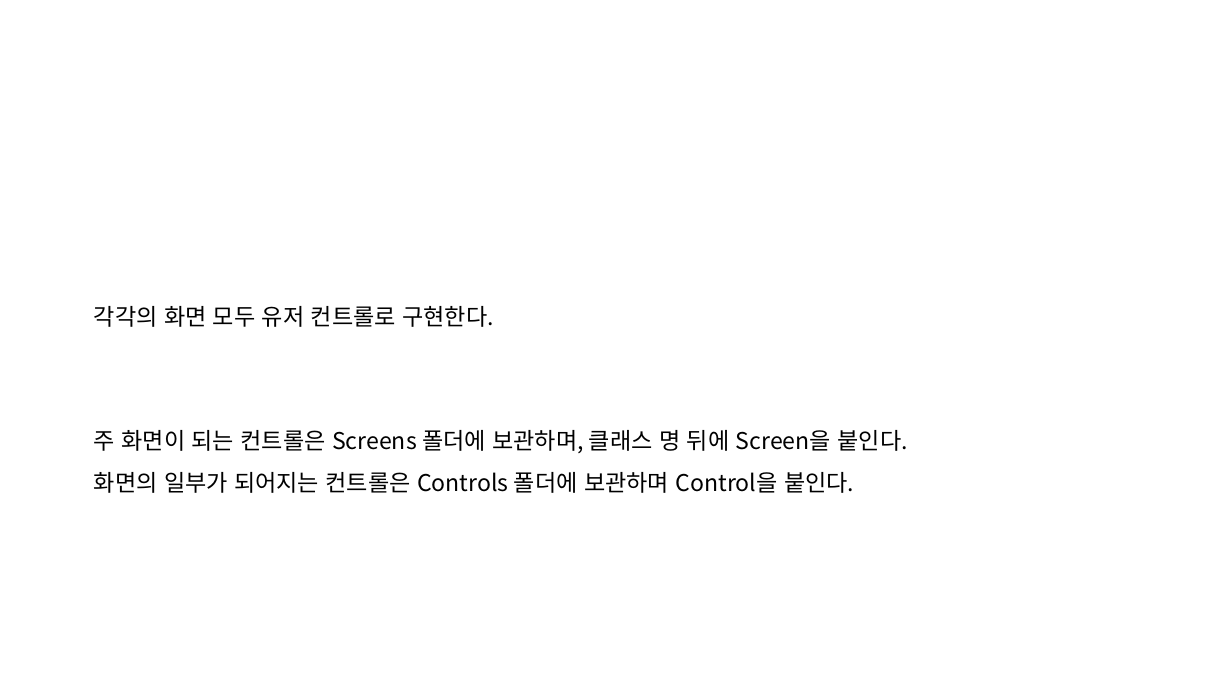
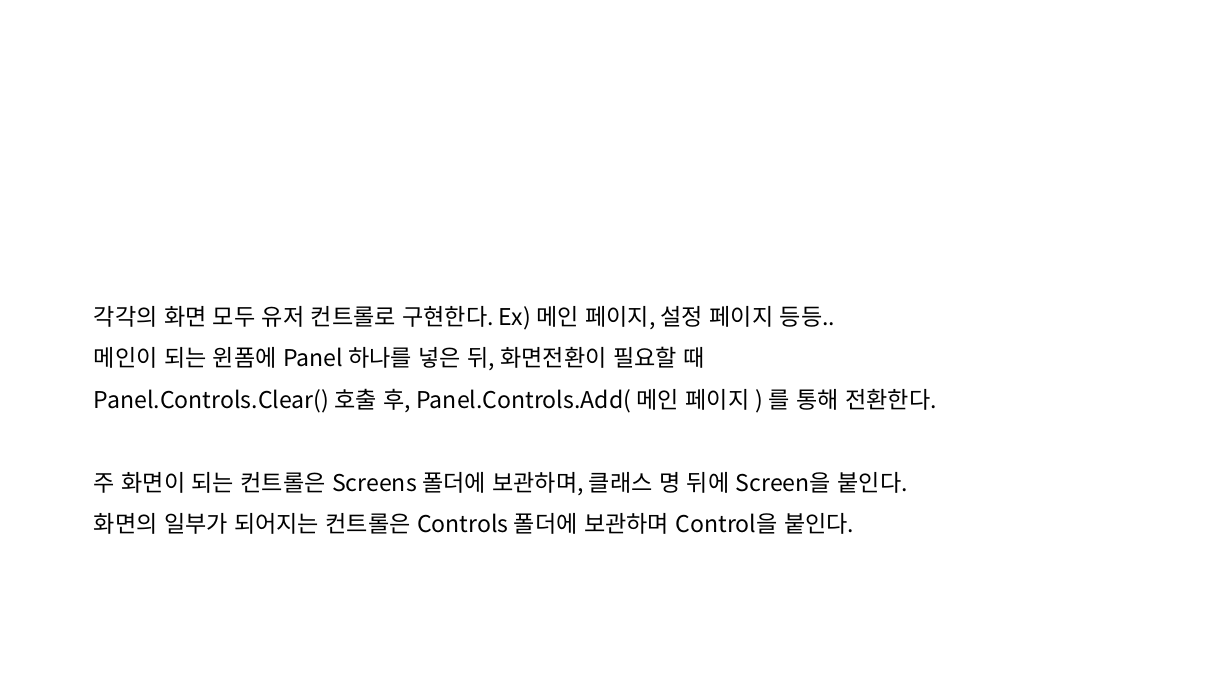
Before and after one commit to poro912/TaroDesktopPrivate, a slide deck: slide 10 of Document/타로 상세 설계서.pptx. Drawn at 1232x693 pixels with LibreOffice and Linux fonts; fonts in the diff are those of the drawing. Boxes give left, top, right and bottom in pixels: in the first picture for what was removed or moved away, otherwise in the second. Text is boxed around its words. In the diff, an @@ line names an element or a change of style, - is before the commit and + after.

```diff
--- a/Document/타로 상세 설계서.pptx
+++ b/Document/타로 상세 설계서.pptx
@@ text at box(94, 306, 936, 413): text changed @@
-각각의 화면 모두 유저 컨트롤로 구현한다.
+각각의 화면 모두 유저 컨트롤로 구현한다. Ex) 메인 페이지, 설정 페이지 등등..
+메인이 되는 윈폼에 Panel 하나를 넣은 뒤, 화면전환이 필요할 때
+Panel.Controls.Clear() 호출 후, Panel.Controls.Add( 메인 페이지 ) 를 통해 전환한다.
```
Also in this commit, not shown: 3 other slides changed, 4 slides added, 12 slides removed.
